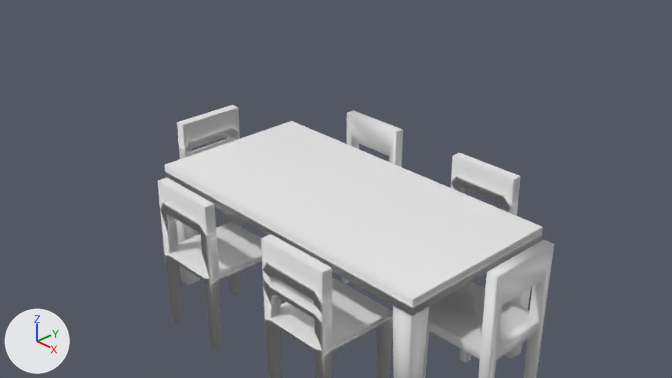
One commit to the Blender file tutorial/grand_abbitt/table_and_chairs.blend: the scene before it, then after it.
Before and after are seen from the file's camera 'Camera'. Lighting does not change. The marker at lower left points along +X, +Y and +Z.

Objects in the first picture: 'Cube', 'Cube.001', 'Cube.003', 'chair_four', 'chair_one', 'chair_one.001', 'chair_three', 'chair_two', 'chair_two.001'.
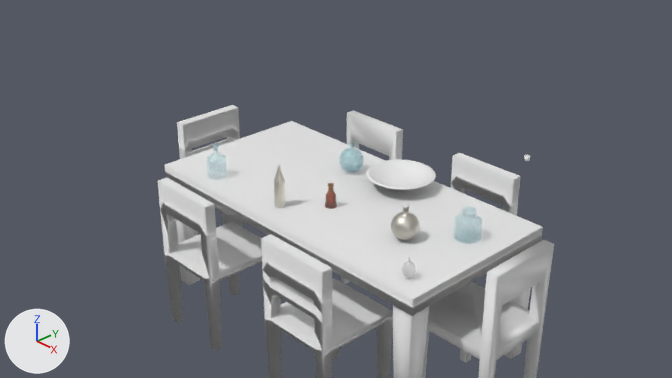
Edits to the bpy script that builds the scene:
```text
Add me_cube_013:
    me_cube_013.from_pydata([(0.0, 0.0, 0.0), (0.088, 0.0, 0.77), (0.088, 0.0, 0.592), (0.18, 0.0, 0.417), (0.18, 0.0, 0.309), (0.17, 0.0, 0.22), (0.202, 0.0, 0.066), (0.202, 0.0, 0.0), (0.097, 0.0, 0.77), (0.097, 0.0, 0.836), (0.0, 0.0, 0.836)], [(9, 10), (8, 9), (1, 8), (2, 1), (3, 2), (4, 3), (5, 4), (6, 5), (7, 6), (0, 7)], [])
    me_cube_013.materials.append(mat_plastic_blue_16)  # its picture is missing
Add ob_sphere:
    ob_sphere = bpy.data.objects.new('Sphere', me_sphere)  # 640 vertices, 578 faces; spans x -1.0..1.0, y -1.0..1.0, z -0.92..1.56; in mat_material_001 (white #e7e7e7), mat_cork (its picture is missing)
    ob_sphere.location = (1.715, -0.752, 1.696)
    ob_sphere.scale = (0.0651, 0.0651, 0.0901)
Add ob_cube_005:
    ob_cube_005 = bpy.data.objects.new('Cube.005', me_cube_013)  # modifiers SCREW
    ob_cube_005.location = (0.138, -0.285, 1.609)
    ob_cube_005.scale = (0.32, 0.32, 0.32)
Add ob_cylinder_005:
    ob_cylinder_005 = bpy.data.objects.new('Cylinder.005', me_cylinder_010)  # 512 vertices, 450 faces; spans x -0.56..0.56, y -0.56..0.56, z -1.45..3.01; in mat_cork (its picture is missing), mat_glass (white #e7e3d7)
    ob_cylinder_005.location = (-0.251, -0.679, 1.769)
    ob_cylinder_005.scale = (0.109, 0.109, 0.109)
Add ob_cylinder_001:
    ob_cylinder_001 = bpy.data.objects.new('Cylinder.001', me_cylinder_011)  # 576 vertices, 545 faces; spans x -1.06..1.06, y -1.06..1.06, z -1.82..1.63; in mat_self_made_glass_mat (cyan #a9dfe7); modifiers SOLIDIFY
    ob_cylinder_001.location = (-0.353, 0.502, 1.795)
    ob_cylinder_001.scale = (0.138, 0.138, 0.0993)
Add ob_cylinder_003:
    ob_cylinder_003 = bpy.data.objects.new('Cylinder.003', me_cylinder_008)  # 544 vertices, 514 faces; spans x -1.06..1.06, y -1.06..1.06, z -1.82..1.81; in mat_glass_001 (light grey #d2cec4)
    ob_cylinder_003.location = (1.178, -0.227, 1.802)
    ob_cylinder_003.scale = (0.138, 0.138, 0.0993)
Add ob_cylinder_002:
    ob_cylinder_002 = bpy.data.objects.new('Cylinder.002', me_cylinder_007)  # 224 vertices, 194 faces; spans x -1.0..1.0, y -1.0..1.0, z -1.0..2.11; in mat_self_made_glass_mat (cyan #a9dfe7)
    ob_cylinder_002.location = (1.6, 0.258, 1.713)
    ob_cylinder_002.scale = (0.138, 0.138, 0.0993)
Add ob_cylinder:
    ob_cylinder = bpy.data.objects.new('Cylinder', me_cylinder_005)  # 224 vertices, 226 faces; spans x -1.0..1.0, y -1.0..1.0, z -1.0..2.54; in mat_self_made_glass_mat (cyan #a9dfe7)
    ob_cylinder.location = (-1.324, -0.723, 1.719)
    ob_cylinder.scale = (0.109, 0.109, 0.109)
Add ob_bowl:
    ob_bowl = bpy.data.objects.new('bowl', me_cylinder_004)  # 288 vertices, 258 faces; spans x -2.47..2.47, y -2.47..2.47, z -1.0..7.49; in mat_green_ceramic_tiles (its picture is missing)
    ob_bowl.location = (0.327, 0.618, 1.631)
    ob_bowl.scale = (0.158, 0.158, 0.0195)
```

Pixel boxes [x1, y1, x2, y2] of what changed, in the pictures (672 x 378 px):
'bowl', added: after [366, 160, 436, 191]
'Cylinder.002', added: after [454, 207, 482, 244]
'Cylinder.003', added: after [391, 206, 420, 240]
'Cylinder.001', added (cyan): after [339, 142, 364, 172]
'Cylinder', added: after [207, 144, 227, 180]
'Cylinder.005', added: after [274, 164, 286, 208]
    faces in mat_glass (white #e7e3d7): [274, 166, 286, 208]
'Cube.005', added: after [325, 183, 337, 209]
'Sphere', added: after [402, 257, 416, 279]
    faces in mat_material_001 (white #e7e7e7): [402, 257, 416, 279]
